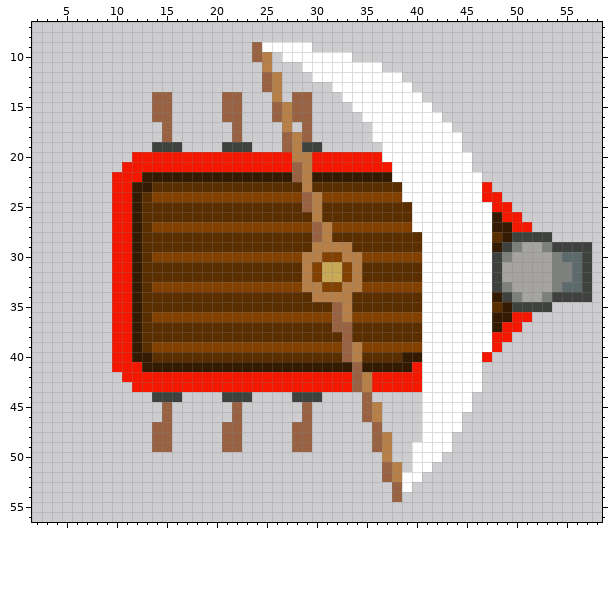
Edited in one commit: pixel-art sprite (Unreal/Content/ship1_3.png). Above: the version before the commit.
The file is 192x192 pixels, drawn in blocks of 3x3; one block is one cell here. Shown: x 2..58, y 7..56.
Now the later version:
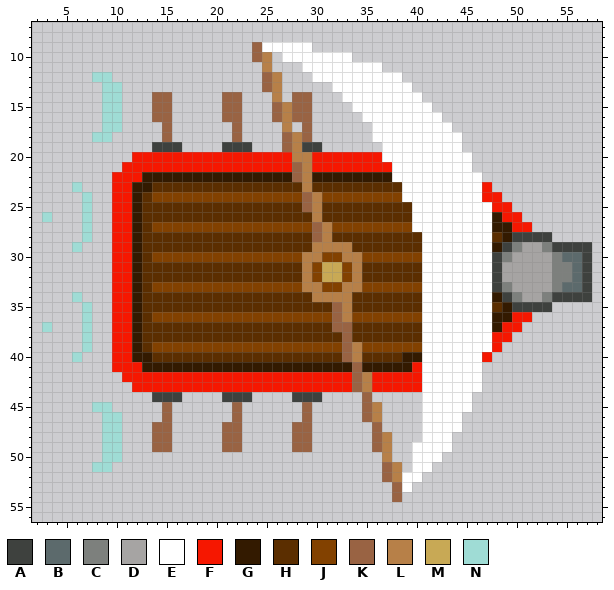
Palette (. is transparent): A #3e413e  B #5c6a6c  C #7d807d  D #a6a4a3  E #ffffff  F #f61700  G #331a00  H #5b2e00  J #824100  K #996343  L #b78048  M #c8a955  N #9fdcd5
Difference:
y 12: x 8..9 .. -> NN
y 13..17: x 9..10 .. -> NN
y 18: x 8..9 .. -> NN
y 23: x 6 . -> N
y 24..25: x 7 . -> N
y 26: x 3 . -> N; x 7 . -> N
y 27..28: x 7 . -> N
y 29: x 6 . -> N
y 34: x 6 . -> N
y 35..36: x 7 . -> N
y 37: x 3 . -> N; x 7 . -> N
y 38..39: x 7 . -> N
y 40: x 6 . -> N
y 45: x 8..9 .. -> NN
y 46..50: x 9..10 .. -> NN
y 51: x 8..9 .. -> NN
Boxes around the changes in both pictures, in picture pixels (x1, y1, x2, y2):
added: (92, 72, 122, 142)
added: (42, 182, 92, 252)
added: (42, 292, 122, 472)
